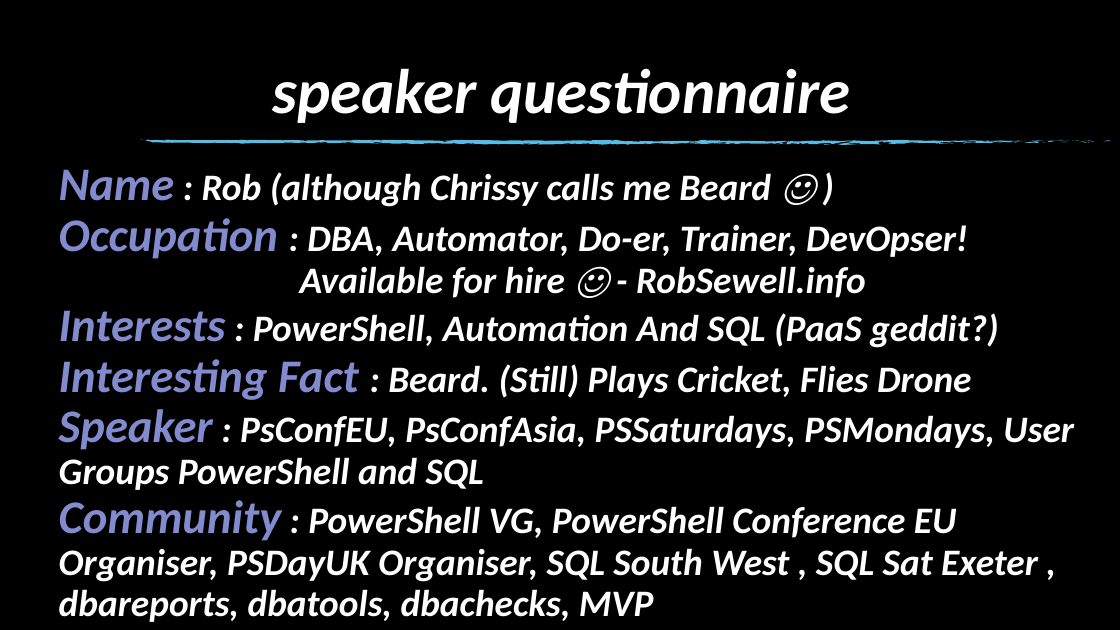
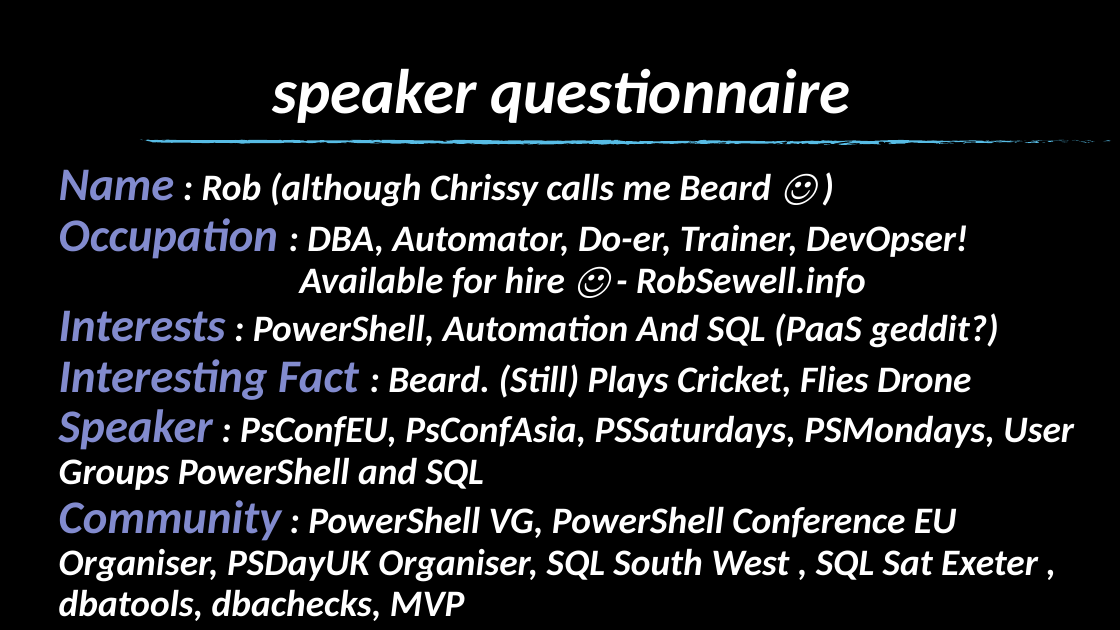
Before and after one commit to SQLDBAWithABeard/Presentations, a slide deck: slide 2 of 2018/PSConfEU2018 - Continuous Delivery To The PowerShell Gallery/Continuous Delivery For Modules To PowerShell Gallery.pptx. Drawn at 1120x630 pixels with LibreOffice and Linux fonts; fonts in the diff are those of the drawing; background and template pictures are left out. Boxes give left, top, right and bottom in pixels: in the first picture for what was removed or moved away, otherwise in the second. Text is boxed around its words. In the diff, an @@ line names an element or a change of style, - is before the commit and + after.

```diff
--- a/2018/PSConfEU2018 - Continuous Delivery To The PowerShell Gallery/Continuous Delivery For Modules To PowerShell Gallery.pptx
+++ b/2018/PSConfEU2018 - Continuous Delivery To The PowerShell Gallery/Continuous Delivery For Modules To PowerShell Gallery.pptx
@@ text at [59, 500, 1038, 621]: text changed @@
-Community : PowerShell VG, PowerShell Conference EU Organiser, PSDayUK Organiser, SQL South West , SQL Sat Exeter , dbareports, dbatools, dbachecks, MVP
+Community : PowerShell VG, PowerShell Conference EU Organiser, PSDayUK Organiser, SQL South West , SQL Sat Exeter , dbatools, dbachecks, MVP
```
Also in this commit, not shown: 11 other slides changed, 15 slides added.
